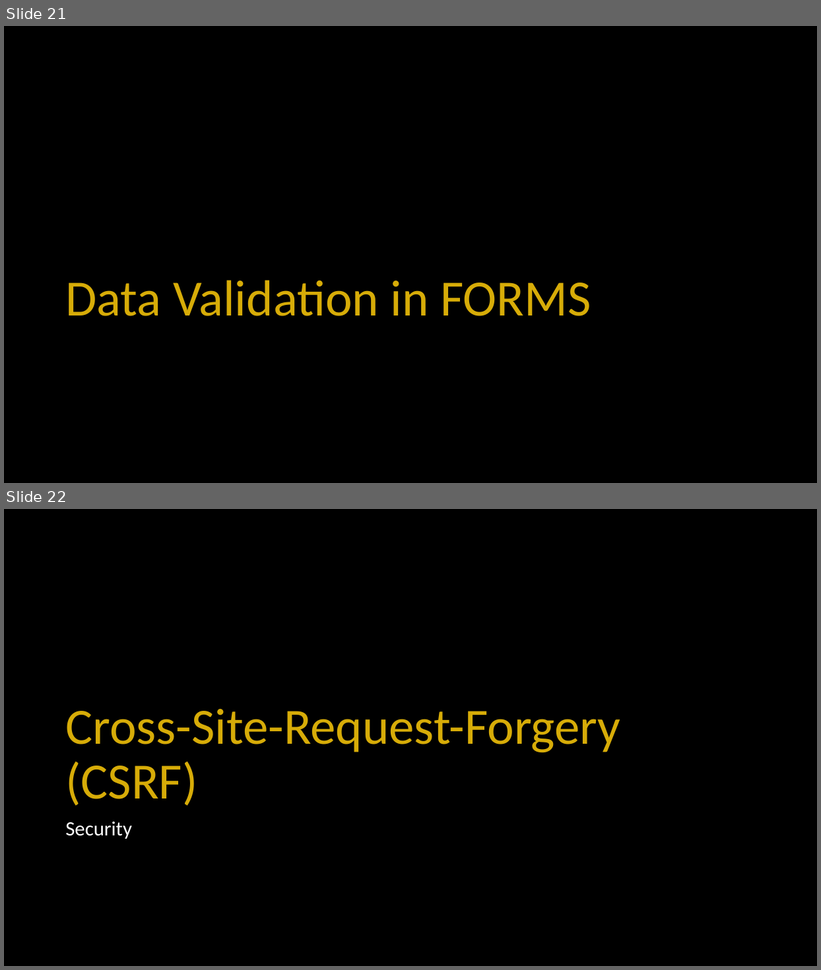
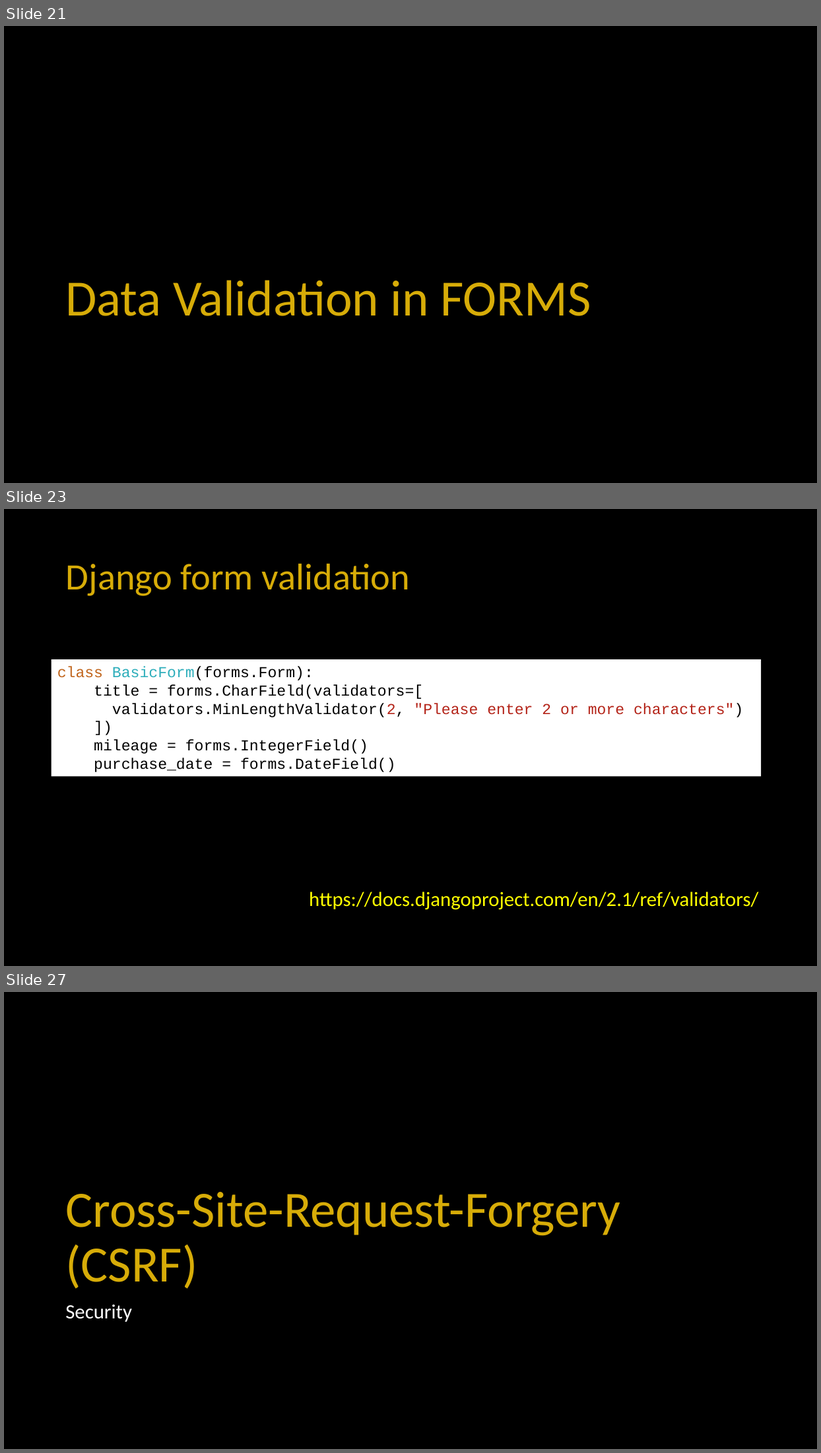
Before and after one commit to csev/dj4e, a slide deck: lectures/DJ-07-Forms.pptx. Shown one above the other, each under a label of ours: slides 21 and 22 before the commit, slides 21, 23 and 27 after it; the slides between them are not shown. The pictures are 821x970 and 821x1453 pixels, drawn with LibreOffice and Linux fonts; fonts in the diff are those of the drawing. Boxes give left, top, right and bottom in pixels: in the first picture for what was removed or moved away, otherwise in the second. Text is boxed around its words. In the diff, an @@ line names an element or a change of style, - is before the commit and + after.

```diff
--- a/lectures/DJ-07-Forms.pptx
+++ b/lectures/DJ-07-Forms.pptx
@@ slide 23 added at bbox=[4, 509, 817, 966], background #000000 @@
@@ title added at bbox=[66, 563, 411, 596], 44 pt, text #D7AC08 @@
+Django form validation
@@ rectangle added at bbox=[52, 659, 762, 777], fill #FFFFFF, 18 pt, text #000000 @@
+class BasicForm(forms.Form):
+title = forms.CharField(validators=[
+validators.MinLengthValidator(2, "Please enter 2 or more characters")
+])
+mileage = forms.IntegerField()
+purchase_date = forms.DateField()
@@ text added at bbox=[309, 892, 758, 910], 24 pt, text #FFFF00 @@
+https://docs.djangoproject.com/en/2.1/ref/validators/
@@ what was slide 22 is now slide 27 @@
```
Also in this commit, not shown: 4 other slides added, 6 other files.
